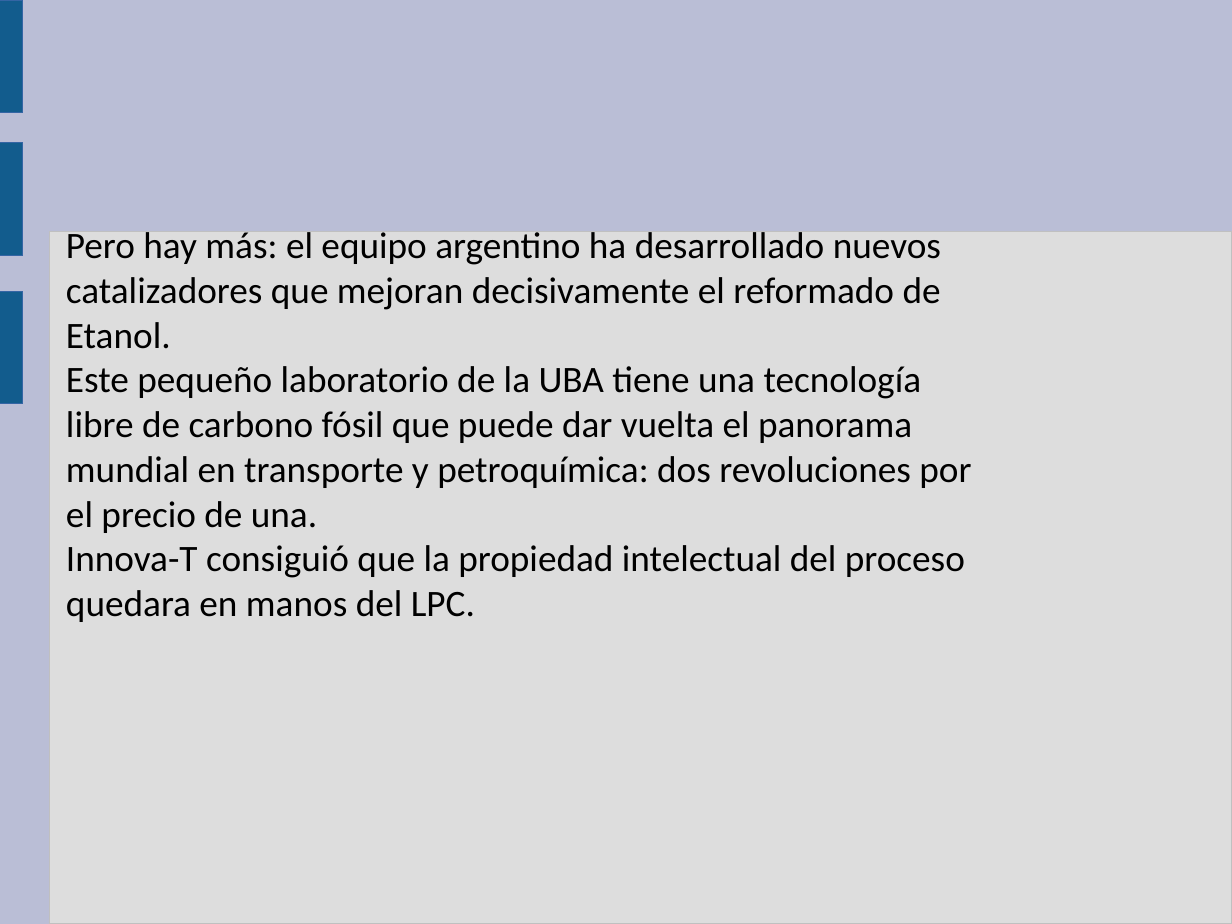
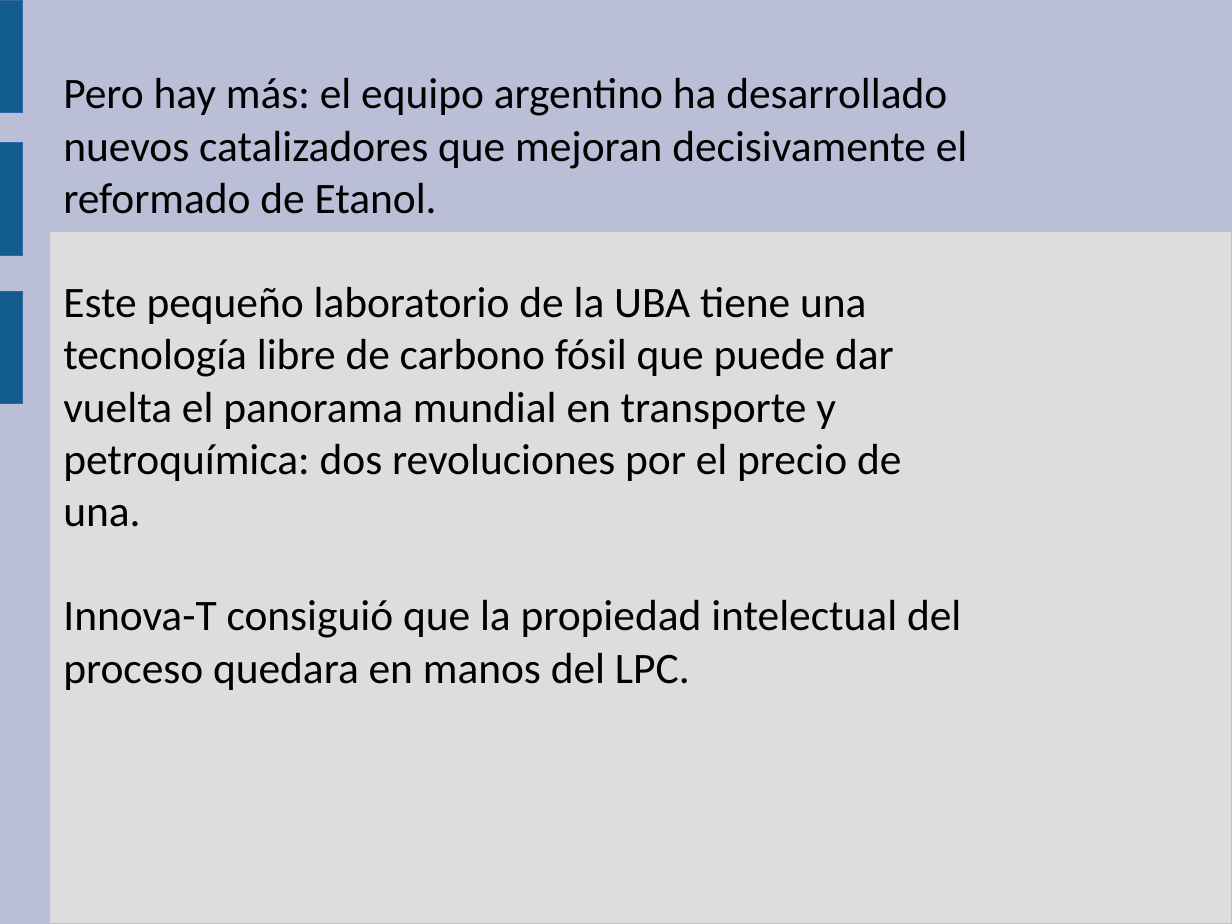
Before and after one commit to guanucoluis/proyecto5r1, a slide deck: slide 22 of Catedras/Tecnologia/MARCO.odp. Drawn at 1232x924 pixels with LibreOffice and Linux fonts; fonts in the diff are those of the drawing. Boxes give left, top, right and bottom in pixels: in the first picture for what was removed or moved away, otherwise in the second. Text is boxed around its words. In the diff, an @@ line names an element or a change of style, - is before the commit and + after.

```diff
--- a/Catedras/Tecnologia/MARCO.odp
+++ b/Catedras/Tecnologia/MARCO.odp
@@ subtitle at (63, 77, 968, 690): text changed; size 24 to 28 pt @@
-Pero hay más: el equipo argentino ha desarrollado nuevos
-catalizadores que mejoran decisivamente el reformado de
-Etanol.
-Este pequeño laboratorio de la UBA tiene una tecnología
-libre de carbono fósil que puede dar vuelta el panorama
-mundial en transporte y petroquímica: dos revoluciones por
-el precio de una.
-Innova-T consiguió que la propiedad intelectual del proceso
-quedara en manos del LPC.
+Pero hay más: el equipo argentino ha desarrollado
+nuevos catalizadores que mejoran decisivamente el
+reformado de Etanol.
+Este pequeño laboratorio de la UBA tiene una
+tecnología libre de carbono fósil que puede dar
+vuelta el panorama mundial en transporte y
+petroquímica: dos revoluciones por el precio de
+una.
+Innova-T consiguió que la propiedad intelectual del
+proceso quedara en manos del LPC.
```
Also in this commit, not shown: 6 other slides changed, 2 slides added, 1 slide removed.
